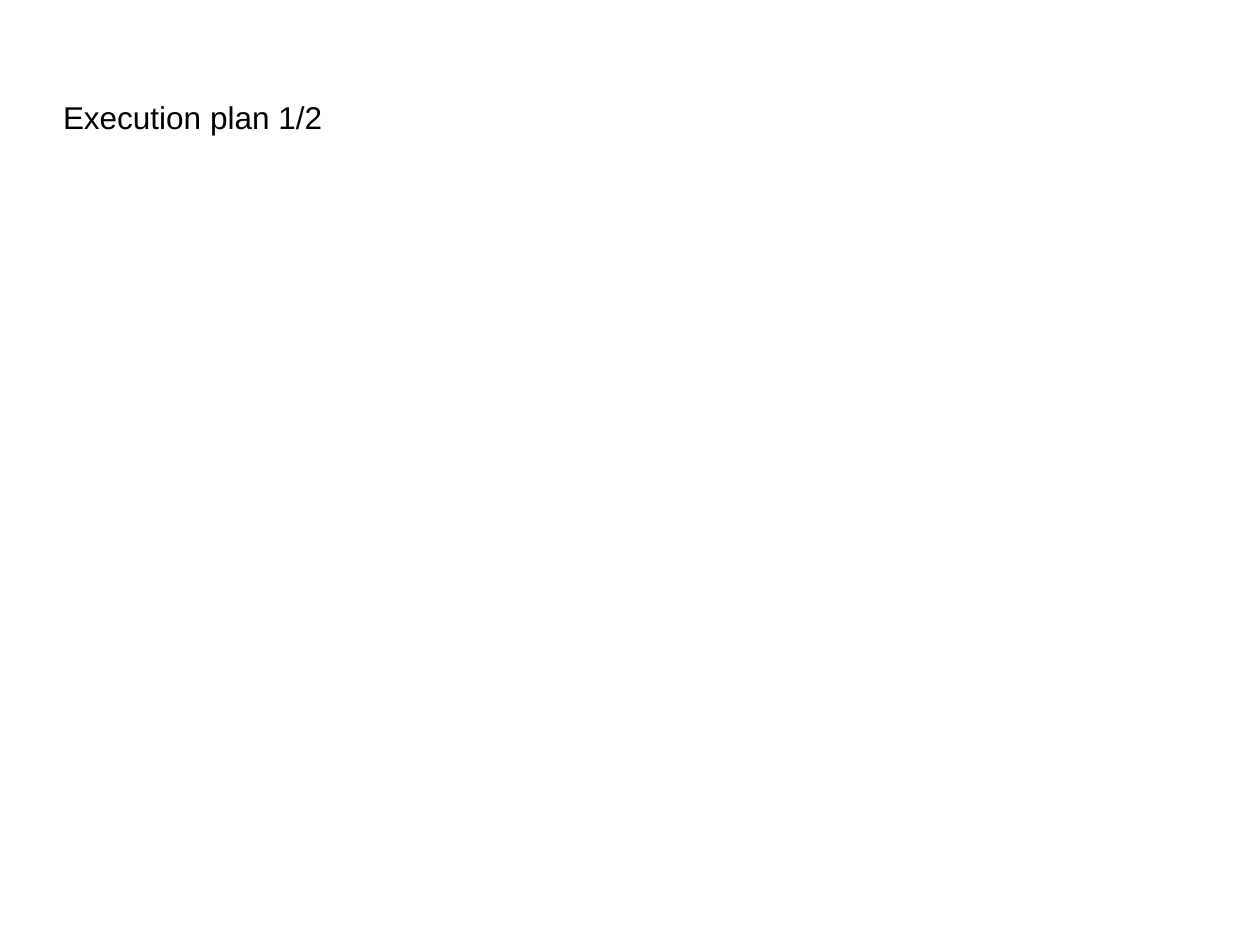
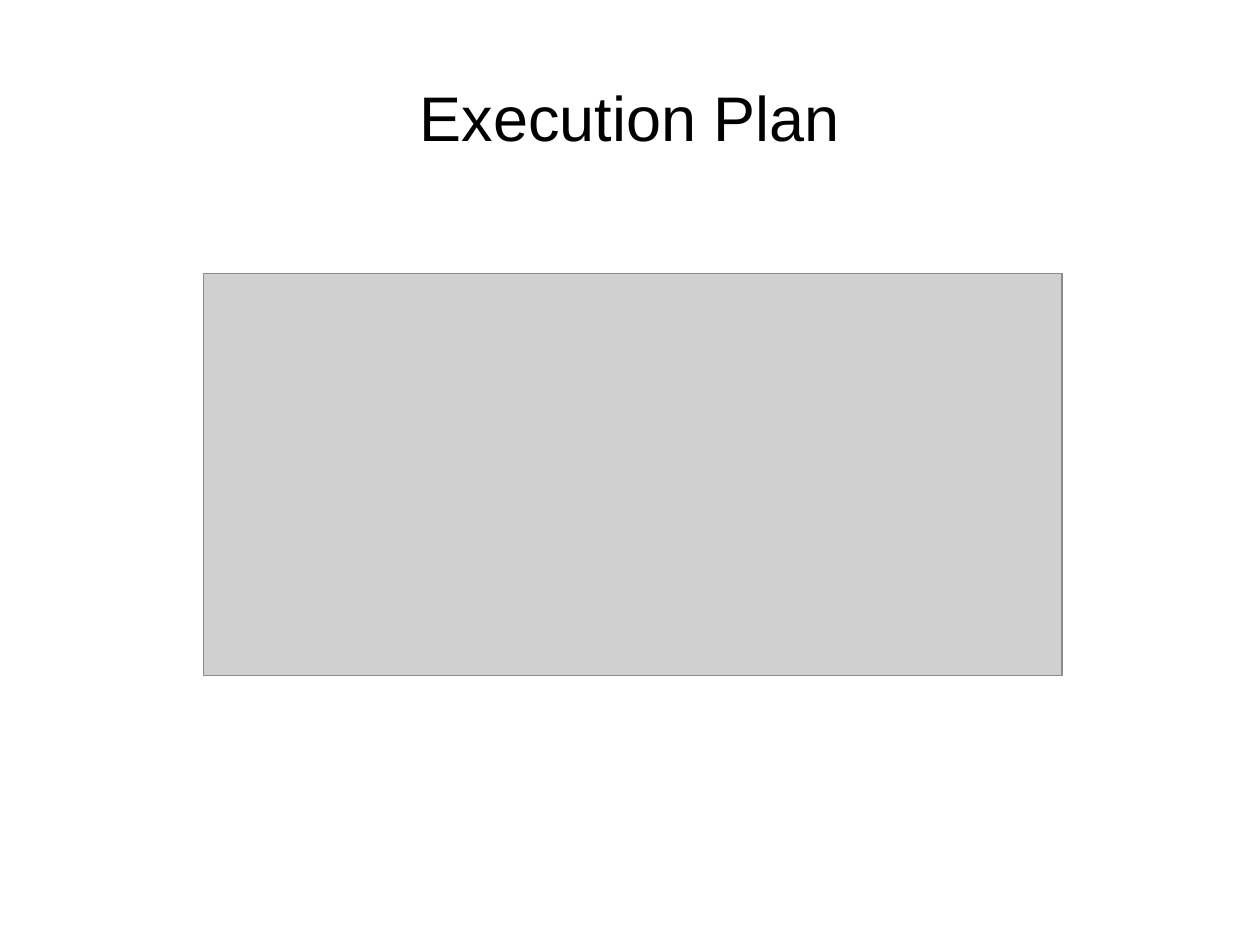
Before and after one commit to oplatek/dwdm, a slide deck: slide 18 of presentation/dwdm_op.pptx (slide 16 before the commit). Drawn at 1260x945 pixels with LibreOffice and Linux fonts; fonts in the diff are those of the drawing; grey boxes stand for pictures. Boxes give left, top, right and bottom in pixels: in the first picture for what was removed or moved away, otherwise in the second. Text is boxed around its words. In the diff, an @@ line names an element or a change of style, - is before the commit and + after.

```diff
--- a/presentation/dwdm_op.pptx
+++ b/presentation/dwdm_op.pptx
@@ text at (420,95,840,142): text changed; size 18 to 36 pt @@
-Execution plan 1/2
+Execution Plan
@@ picture added at (203,273,1061,675) @@
```
Also in this commit, not shown: 4 other slides changed, 6 slides added, 1 slide removed, 10 other files.
